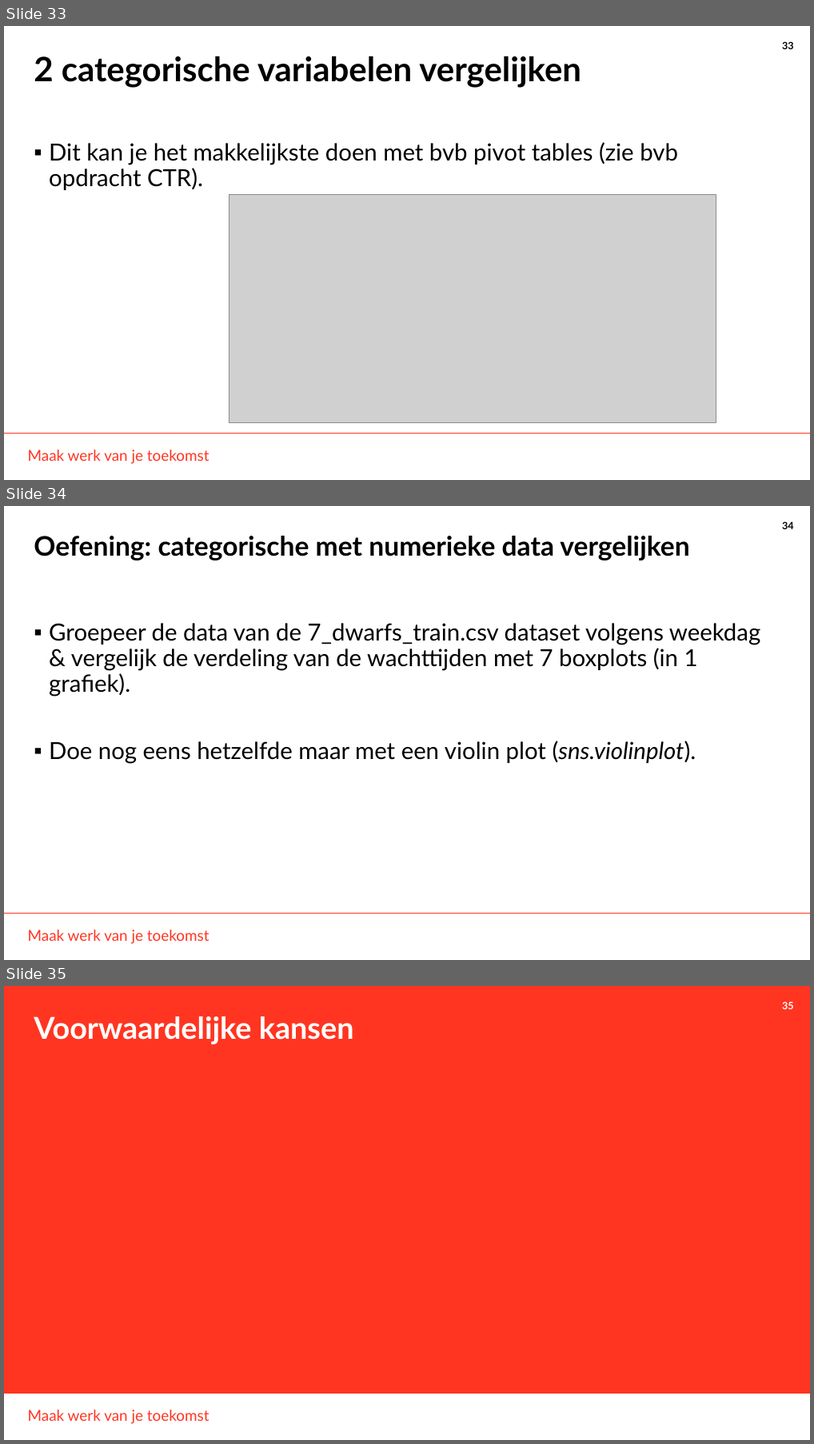
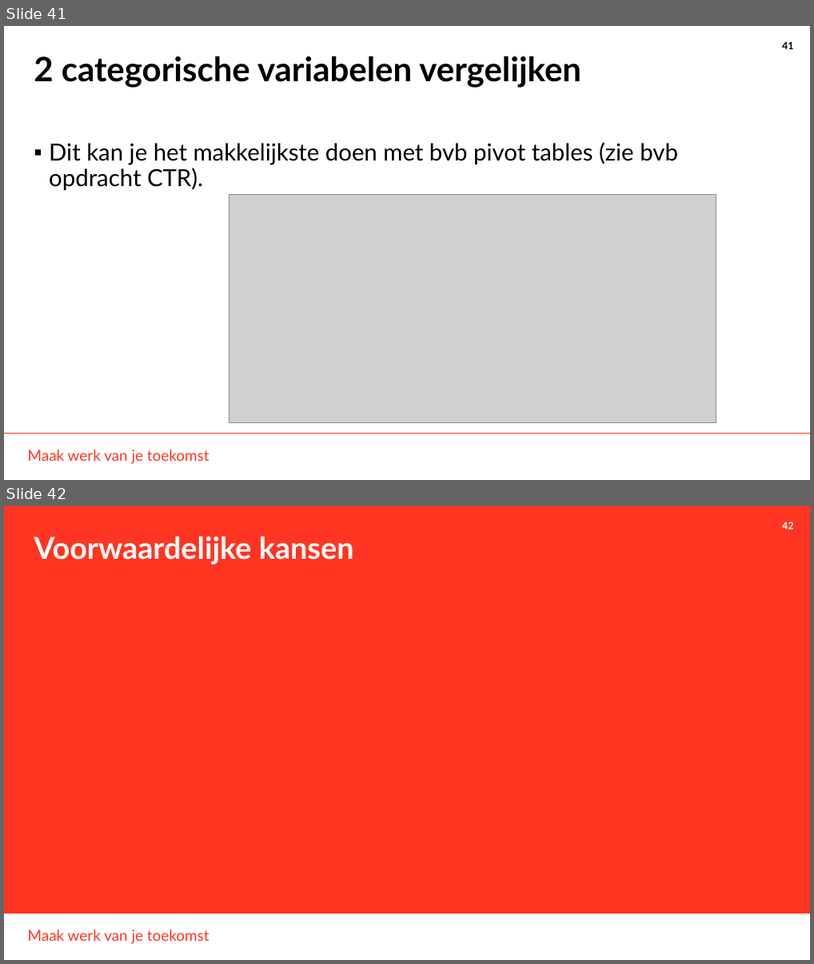
Before and after one commit to THellemans/data-science-syntra-ab, a slide deck: 06 statistiek/04 Numerieke data verdelingen verkennen/04 Numerieke data verdelingen verkennen.pptx. Shown one above the other, each under a label of ours: slides 33, 34 and 35 before the commit, slides 41 and 42 after it. The pictures are 814x1444 and 814x964 pixels, drawn with LibreOffice and Linux fonts; fonts in the diff are those of the drawing; grey boxes stand for pictures; background and template pictures are left out. Boxes give left, top, right and bottom in pixels: in the first picture for what was removed or moved away, otherwise in the second. Text is boxed around its words. In the diff, an @@ line names an element or a change of style, - is before the commit and + after.

```diff
--- a/06 statistiek/04 Numerieke data verdelingen verkennen/04 Numerieke data verdelingen verkennen.pptx
+++ b/06 statistiek/04 Numerieke data verdelingen verkennen/04 Numerieke data verdelingen verkennen.pptx
@@ slide 34 removed at <box>4,506,810,960</box>, background #FFFFFF; not listed: 3 template elements that a slide beside it also shows @@
@@ title removed at <box>34,536,690,560</box> @@
-Oefening: categorische met numerieke data vergelijken
@@ text removed at <box>49,623,761,764</box> @@
-▪ Groepeer de data van de 7_dwarfs_train.csv dataset volgens weekdag & vergelijk de verdeling van de wachttijden met 7 boxplots (in 1 grafiek).
-▪ Doe nog eens hetzelfde maar met een violin plot (sns.violinplot).
@@ what was slide 33 is now slide 41 @@
@@ page number at <box>782,42,794,49</box>: text changed @@
-33
+41
@@ what was slide 35 is now slide 42 @@
@@ page number at <box>782,522,794,529</box>: text changed @@
-35
+42
```
Also in this commit, not shown: 6 slides changed, 8 slides added, 34 other files.
